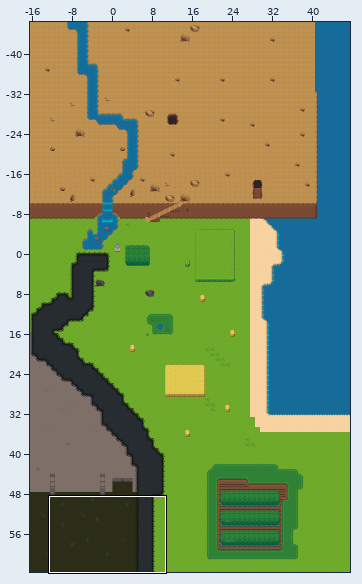
Level history. Tiled map: carte.tmx. Above: a wide view before the commit, with the close-up outlined.
Close-up. The starting point:
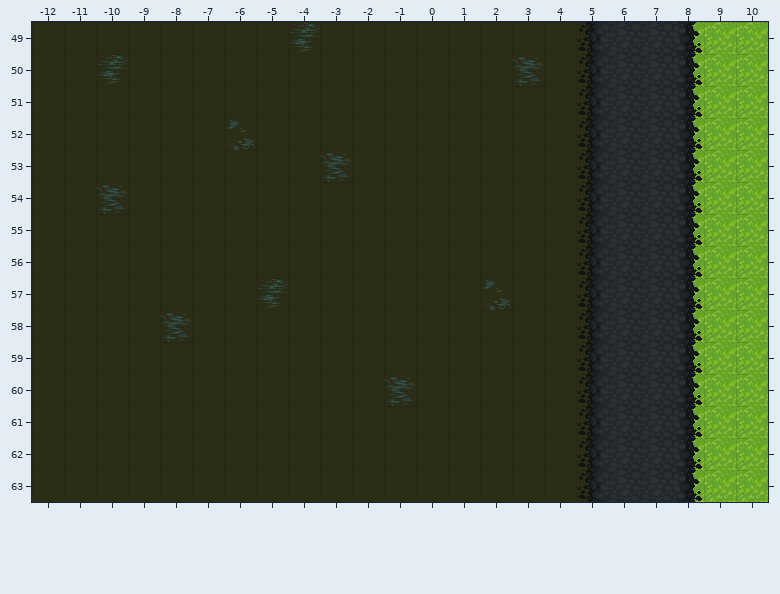
Cells are 32x32 px. Shown: x -12..10, y 49..63. The commit also changed other parts of the map, which this record leaves out.
The same view after the edit:
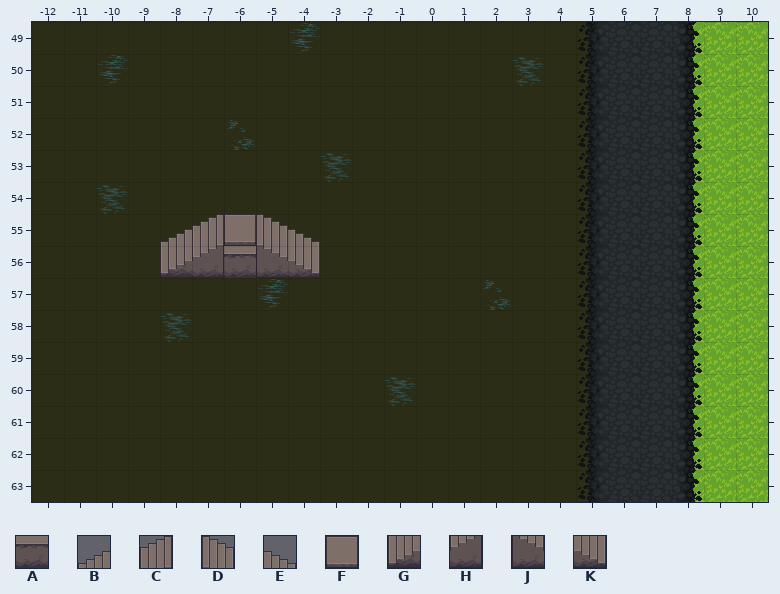
Key: from "terrain": A 516, B 583, C 584, D 585, E 586, F 614, G 615, H 616, J 617, K 618.
_ is an empty cell, . an unchanged one.
Change:
--- layer "Second Plan"
@@ x -8..-4 @@
-55 _____
-56 _____
+55 BCFDE
+56 GHAJK
Where, in picture pixels (left, top, right, bottom), the same in both close-ups:
added: (160, 214, 320, 278)
